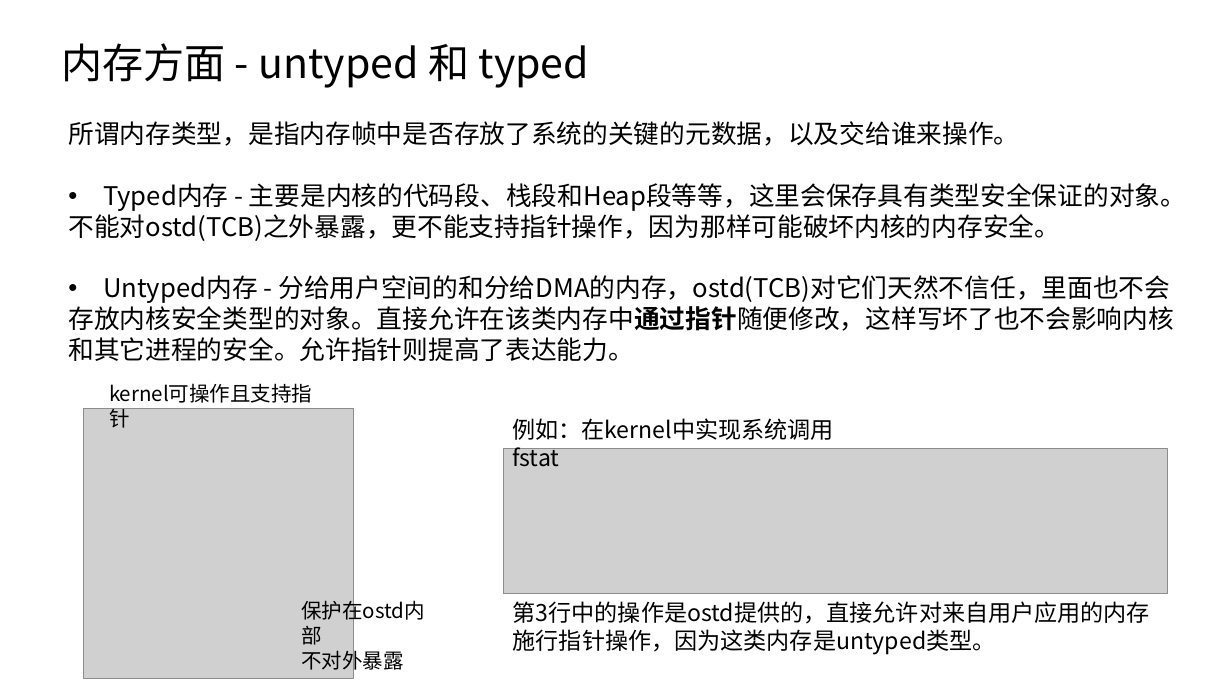
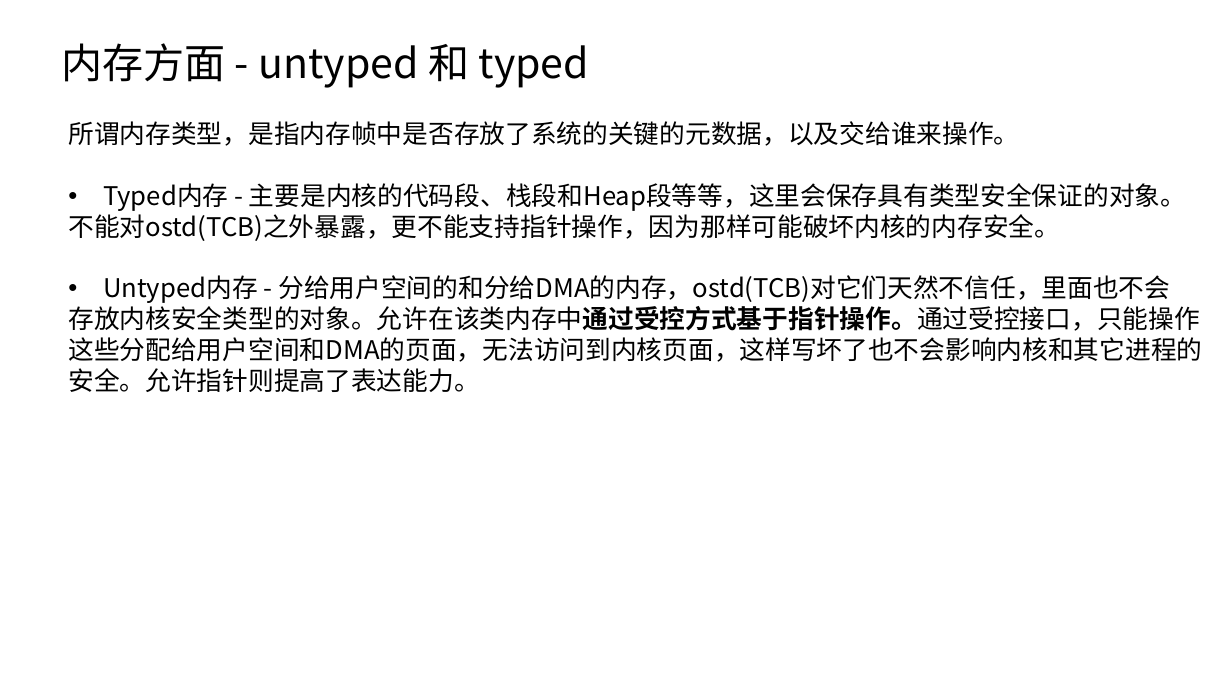
Before and after one commit to lkmodel/doc, a slide deck: slide 12 of Asterinas分析记录.pptx (slide 11 before the commit). Drawn at 1232x693 pixels with LibreOffice and Linux fonts; fonts in the diff are those of the drawing; grey boxes stand for pictures. Boxes give left, top, right and bottom in pixels: in the first picture for what was removed or moved away, otherwise in the second. Text is boxed around its words. In the diff, an @@ line names an element or a change of style, - is before the commit and + after.

```diff
--- a/Asterinas分析记录.pptx
+++ b/Asterinas分析记录.pptx
@@ text at [68,302,1202,392]: text changed @@
-存放内核安全类型的对象。直接允许在该类内存中通过指针随便修改，这样写坏了也不会影响内核
-和其它进程的安全。允许指针则提高了表达能力。
+存放内核安全类型的对象。允许在该类内存中通过受控方式基于指针操作。通过受控接口，只能操作
+这些分配给用户空间和DMA的页面，无法访问到内核页面，这样写坏了也不会影响内核和其它进程的
+安全。允许指针则提高了表达能力。
@@ text removed at [100,377,336,411] @@
-kernel可操作且支持指针
@@ picture removed at [83,409,353,678] @@
@@ text removed at [512,418,834,440] @@
-例如：在kernel中实现系统调用fstat
@@ picture removed at [504,448,1168,593] @@
@@ text removed at [301,598,425,673] @@
-保护在ostd内部
-不对外暴露
@@ text removed at [513,601,1150,654] @@
-第3行中的操作是ostd提供的，直接允许对来自用户应用的内存
-施行指针操作，因为这类内存是untyped类型。
```
Also in this commit, not shown: 1 other slide changed, 2 slides added, 11 other files.
